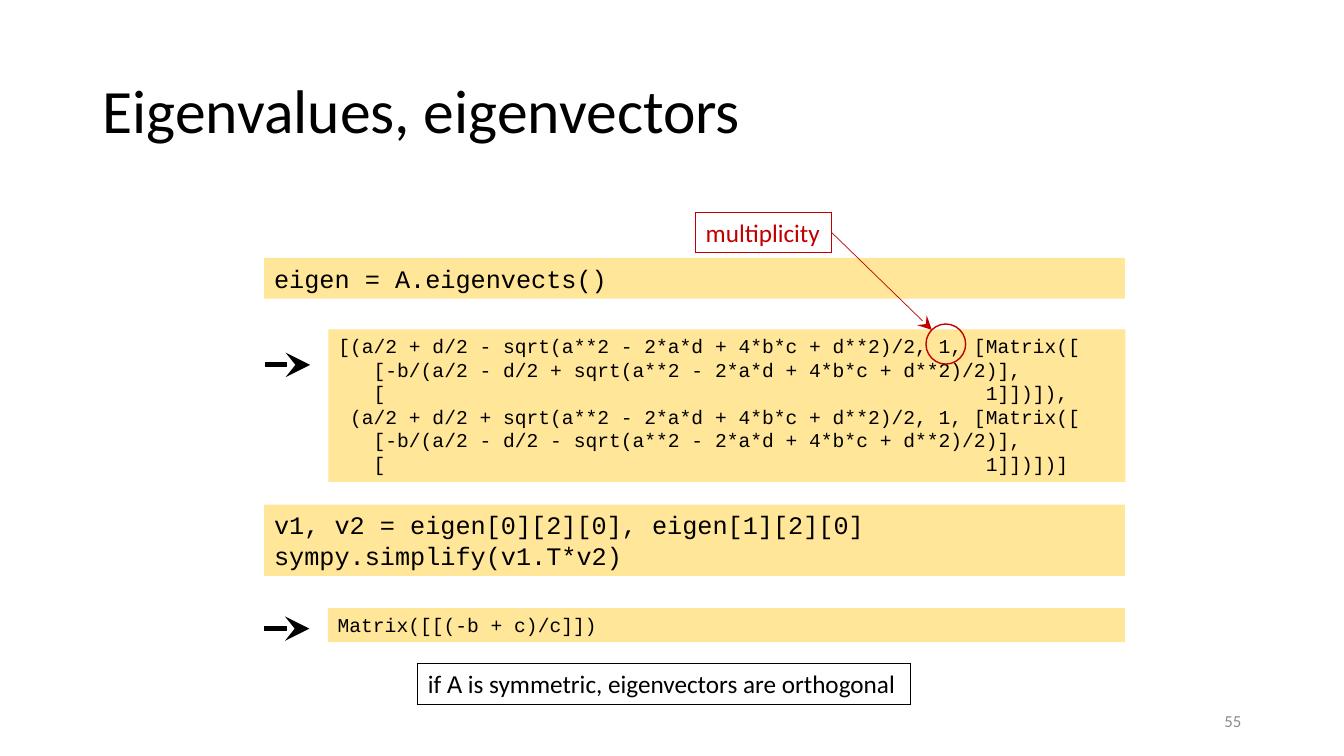
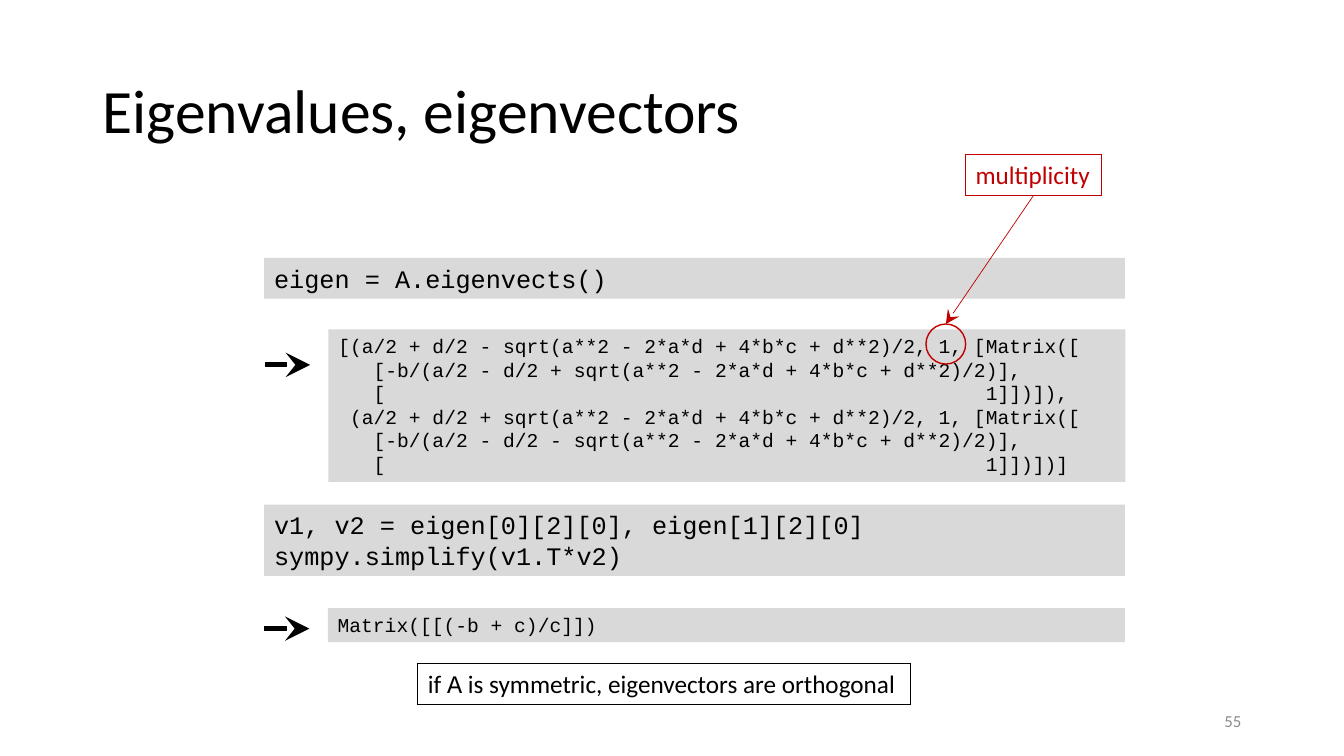
Before and after one commit to gjbex/Scientific-Python, a slide deck: slide 55 of scientific_python.pptx. Drawn at 1344x756 pixels with LibreOffice and Linux fonts; fonts in the diff are those of the drawing. Boxes give left, top, right and bottom in pixels: in the first picture for what was removed or moved away, otherwise in the second. Text is boxed around its words. In the diff, an @@ line names an element or a change of style, - is before the commit and + after.

Commit message:
Fix formatting sympy section

```diff
--- a/scientific_python.pptx
+++ b/scientific_python.pptx
@@ rectangle "multiplicity": place and size @@
-rectangle "multiplicity" at [696,213,832,253]
+rectangle "multiplicity" at [966,154,1102,195]
@@ arrow moved from (832, 233) - (932, 330) to (1033, 196) - (946, 324) @@
@@ fill #FFE699 to #D9D9D9 in 4 elements at [264,258,1125,298], [329,330,1126,482], [264,505,1125,577], [328,608,1125,642] @@
```
Also in this commit, not shown: 8 other slides changed.
